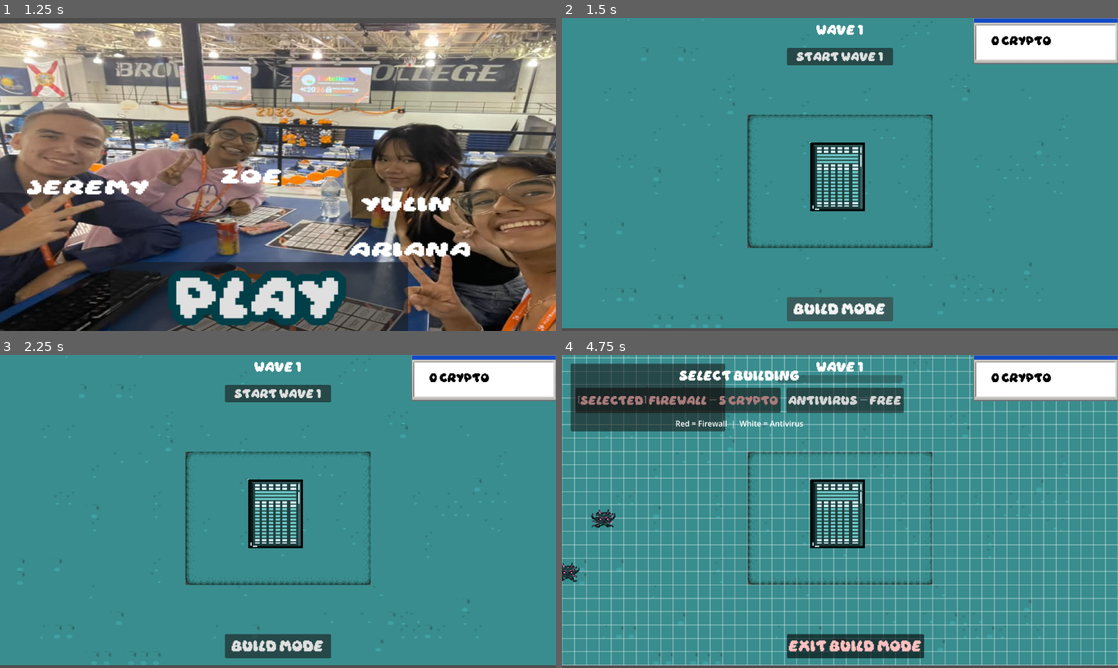
Above: before the commit, frames 1-4 (two rows, left to right).
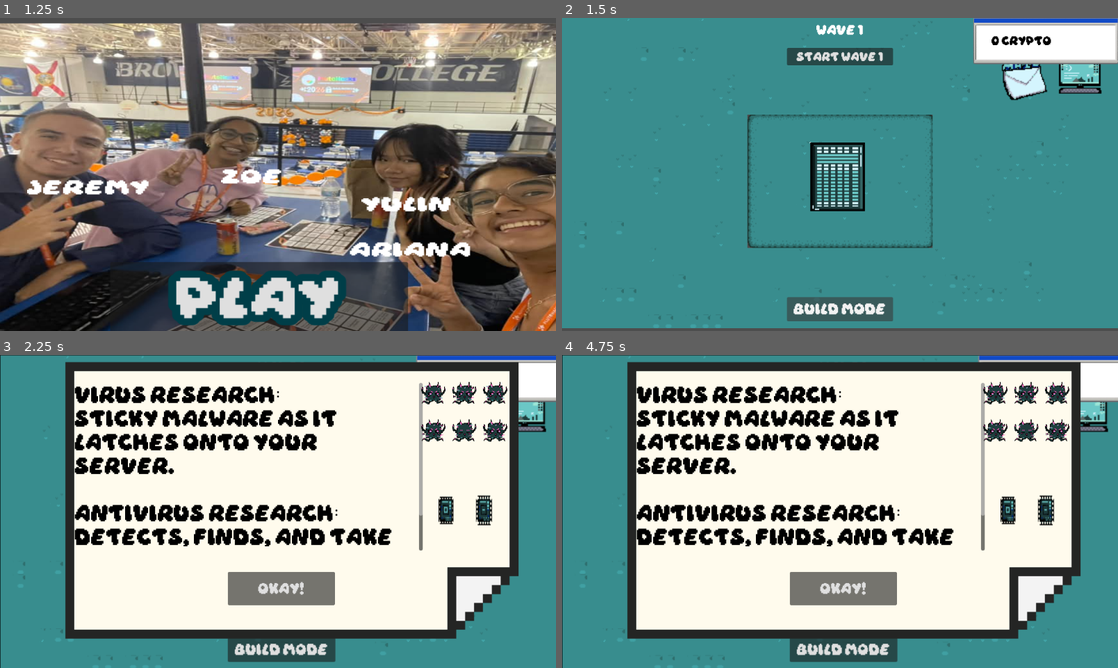
Above: after the commit, the same moments.

Repository: zoebiscuit/You-veGotMal
Game: Godot game, scene res://home_screen.tscn
Two runs of this game, one before a commit and one after it. Both use one fixed random seed, a clock stepped at 60 frames per second and the inputs below.
Inputs (mouse positions are in pixels of both pictures, inside the frame that each line leads up to):
- Up to frame 1 (1.25 s): click "Credits" at 0.5 s
- Up to frame 2 (1.5 s): click "play" at 1.25 s
- Up to frame 3 (2.25 s): click (522, 417) at 2.02 s
- Up to frame 4 (4.75 s): click (845, 589) at 2.75 s, where only the run after the commit has a clickable "okay!"; click (840, 392) at 3.5 s, where only the run before the commit has a clickable "Start Wave 1"; click (840, 646) at 4.25 s, where only the run before the commit has a clickable "Build Mode"

Frame 1 is identical in both runs. In frame 2, 1.4% of the frame differs, in the area x 79-98%, y 14-27%; in frame 3, 73%; in frame 4, 79%, in the area x 0-100%, y 0-100%.

Commit message:
i added the 3 scenes for the three emails and the scene for the information of the tutorial and the research of the viruses and the anti virus
jeremy hit 60

Diff:
--- a/you've-got-mail/Global.gd
+++ b/you've-got-mail/Global.gd
@@ -31,6 +31,4 @@
 	pass
 
 func _process(_delta: float) -> void:
-	if GlobalServerHealth <= 0:
-		GlobalServerHealth=1
-		get_tree().change_scene_to_file("res://death.tscn")
+	pass
--- /dev/null
+++ b/you've-got-mail/computer.gd
@@ -0,0 +1,15 @@
+extends TextureButton
+
+
+# Called when the node enters the scene tree for the first time.
+func _ready() -> void:
+	pass # Replace with function body.
+
+
+# Called every frame. 'delta' is the elapsed time since the previous frame.
+func _process(delta: float) -> void:
+	pass
+
+
+func _on_pressed() -> void:
+	get_tree().change_scene_to_file("res://information.tscn") # Replace with function body.
--- /dev/null
+++ b/you've-got-mail/information.tscn
@@ -0,0 +1,51 @@
+[gd_scene format=3 uid="uid://uqy7liojbdht"]
+
+[ext_resource type="Texture2D" uid="uid://bftmxddejhitf" path="res://assets/Untitled design(23).png" id="1_oip44"]
+[ext_resource type="FontFile" uid="uid://bptxx8dp13ssw" path="res://daydream_3/Daydream DEMO.otf" id="2_jaie5"]
+[ext_resource type="Texture2D" uid="uid://c0axvhxfl0ad5" path="res://assets/Idle.png" id="3_k51pg"]
+[ext_resource type="Texture2D" uid="uid://7oxdlprlhsfn" path="res://assets/antivirus.png" id="4_v40gd"]
+
+[node name="information" type="Node2D" unique_id=419364002]
+
+[node name="TextureRect" type="TextureRect" parent="." unique_id=212309950]
+offset_right = 1920.0
+offset_bottom = 1080.0
+scale = Vector2(0.6046491, 0.60436267)
+texture = ExtResource("1_oip44")
+
+[node name="Accept" type="Button" parent="." unique_id=1404800730]
+offset_left = 472.0
+offset_top = 449.0
+offset_right = 694.0
+offset_bottom = 518.0
+theme_override_fonts/font = ExtResource("2_jaie5")
+theme_override_font_sizes/font_size = 20
+text = "okay!"
+
+[node name="RichTextLabel" type="RichTextLabel" parent="." unique_id=1333492199]
+offset_left = 155.0
+offset_top = 58.0
+offset_right = 876.0
+offset_bottom = 405.0
+theme_override_colors/default_color = Color(0, 0, 0, 1)
+theme_override_fonts/normal_font = ExtResource("2_jaie5")
+theme_override_font_sizes/normal_font_size = 30
+text = "Virus research:
+Sticky malware as it latches onto your server.
+
+Antivirus research:
+Detects, finds, and take off the virus from the server."
+
+[node name="TextureRect2" type="TextureRect" parent="." unique_id=2146392030]
+offset_left = 868.0
+offset_top = 51.0
+offset_right = 1060.0
+offset_bottom = 206.0
+texture = ExtResource("3_k51pg")
+
+[node name="TextureRect3" type="TextureRect" parent="." unique_id=1281313610]
+offset_left = 888.0
+offset_top = 251.0
+offset_right = 1045.0
+offset_bottom = 402.0
+texture = ExtResource("4_v40gd")
--- /dev/null
+++ b/you've-got-mail/mail-1.tscn
@@ -0,0 +1,42 @@
+[gd_scene format=3 uid="uid://dhoo8ndxu57h4"]
+
+[ext_resource type="Texture2D" uid="uid://bftmxddejhitf" path="res://assets/Untitled design(23).png" id="1_oip44"]
+[ext_resource type="FontFile" uid="uid://bptxx8dp13ssw" path="res://daydream_3/Daydream DEMO.otf" id="2_jaie5"]
+
+[node name="information" type="Node2D" unique_id=292751193]
+
+[node name="TextureRect" type="TextureRect" parent="." unique_id=1593972632]
+offset_right = 1920.0
+offset_bottom = 1080.0
+scale = Vector2(0.6046491, 0.60436267)
+texture = ExtResource("1_oip44")
+
+[node name="RichTextLabel" type="RichTextLabel" parent="." unique_id=181635175]
+offset_left = 164.0
+offset_top = 46.0
+offset_right = 1085.0
+offset_bottom = 678.0
+theme_override_colors/default_color = Color(0, 0, 0, 1)
+theme_override_fonts/normal_font = ExtResource("2_jaie5")
+theme_override_font_sizes/normal_font_size = 30
+text = "From: yutube@very_trustworthy.com
+
+Hi, it’s your bos! I need $100 urgenty, I have to attend a client dinner and need the moey. I’ll pay it back! Promise"
+
+[node name="Accept" type="Button" parent="." unique_id=1757002268]
+offset_left = 304.0
+offset_top = 441.0
+offset_right = 526.0
+offset_bottom = 510.0
+theme_override_fonts/font = ExtResource("2_jaie5")
+theme_override_font_sizes/font_size = 20
+text = "Accept?"
+
+[node name="Decline" type="Button" parent="." unique_id=819869604]
+offset_left = 608.0
+offset_top = 446.0
+offset_right = 830.0
+offset_bottom = 515.0
+theme_override_fonts/font = ExtResource("2_jaie5")
+theme_override_font_sizes/font_size = 20
+text = "Decline?"
--- /dev/null
+++ b/you've-got-mail/mail-2.tscn
@@ -0,0 +1,43 @@
+[gd_scene format=3 uid="uid://2xqbtic3dcuo"]
+
+[ext_resource type="Texture2D" uid="uid://bftmxddejhitf" path="res://assets/Untitled design(23).png" id="1_iyf0q"]
+[ext_resource type="FontFile" uid="uid://bptxx8dp13ssw" path="res://daydream_3/Daydream DEMO.otf" id="2_eopfh"]
+
+[node name="information" type="Node2D" unique_id=292751193]
+
+[node name="TextureRect" type="TextureRect" parent="." unique_id=1593972632]
+offset_right = 1920.0
+offset_bottom = 1080.0
+scale = Vector2(0.6046491, 0.60436267)
+texture = ExtResource("1_iyf0q")
+
+[node name="RichTextLabel" type="RichTextLabel" parent="." unique_id=181635175]
+offset_left = 164.0
+offset_top = 46.0
+offset_right = 1085.0
+offset_bottom = 678.0
+theme_override_colors/default_color = Color(0, 0, 0, 1)
+theme_override_fonts/normal_font = ExtResource("2_eopfh")
+theme_override_font_sizes/normal_font_size = 30
+text = "Fron: charlie@yahood.com
+
+I need you to verify some orders for me. Please login with your google account in less than 24hrs, or else we might get the whole order wrong.
+ama.zon/com/verify-ABC"
+
+[node name="Accept" type="Button" parent="." unique_id=1757002268]
+offset_left = 304.0
+offset_top = 441.0
+offset_right = 526.0
+offset_bottom = 510.0
+theme_override_fonts/font = ExtResource("2_eopfh")
+theme_override_font_sizes/font_size = 20
+text = "Accept?"
+
+[node name="Decline" type="Button" parent="." unique_id=819869604]
+offset_left = 608.0
+offset_top = 446.0
+offset_right = 830.0
+offset_bottom = 515.0
+theme_override_fonts/font = ExtResource("2_eopfh")
+theme_override_font_sizes/font_size = 20
+text = "Decline?"
--- /dev/null
+++ b/you've-got-mail/mail-3.tscn
@@ -0,0 +1,43 @@
+[gd_scene format=3 uid="uid://7yx1sb4lonva"]
+
+[ext_resource type="Texture2D" uid="uid://bftmxddejhitf" path="res://assets/Untitled design(23).png" id="1_j357c"]
+[ext_resource type="FontFile" uid="uid://bptxx8dp13ssw" path="res://daydream_3/Daydream DEMO.otf" id="2_76ivs"]
+
+[node name="information" type="Node2D" unique_id=292751193]
+
+[node name="TextureRect" type="TextureRect" parent="." unique_id=1593972632]
+offset_right = 1920.0
+offset_bottom = 1080.0
+scale = Vector2(0.6046491, 0.60436267)
+texture = ExtResource("1_j357c")
+
+[node name="RichTextLabel" type="RichTextLabel" parent="." unique_id=181635175]
+offset_left = 164.0
+offset_top = 46.0
+offset_right = 1085.0
+offset_bottom = 678.0
+theme_override_colors/default_color = Color(0, 0, 0, 1)
+theme_override_fonts/normal_font = ExtResource("2_76ivs")
+theme_override_font_sizes/normal_font_size = 30
+text = "From: mailto:jacky@gmail.com
+
+Hello! I need to schedule a meeting with you regarding a client we have booked for this weekend. Are you available anytime today or tomorrow?
+Thank you!"
+
+[node name="Accept" type="Button" parent="." unique_id=1757002268]
+offset_left = 304.0
+offset_top = 441.0
+offset_right = 526.0
+offset_bottom = 510.0
+theme_override_fonts/font = ExtResource("2_76ivs")
+theme_override_font_sizes/font_size = 20
+text = "Accept?"
+
+[node name="Decline" type="Button" parent="." unique_id=819869604]
+offset_left = 608.0
+offset_top = 446.0
+offset_right = 830.0
+offset_bottom = 515.0
+theme_override_fonts/font = ExtResource("2_76ivs")
+theme_override_font_sizes/font_size = 20
+text = "Decline?"
--- /dev/null
+++ b/you've-got-mail/mailbox.gd
@@ -0,0 +1,15 @@
+extends TextureButton
+
+
+# Called when the node enters the scene tree for the first time.
+func _ready() -> void:
+	pass # Replace with function body.
+
+
+# Called every frame. 'delta' is the elapsed time since the previous frame.
+func _process(delta: float) -> void:
+	pass
+
+
+func _on_pressed() -> void:
+	get_tree().change_scene_to_file("res://mail-1.tscn") # Replace with function body.
--- a/you've-got-mail/new_game.tscn
+++ b/you've-got-mail/new_game.tscn
@@ -4,9 +4,13 @@
 [ext_resource type="Script" uid="uid://d34tqux7kxnb5" path="res://new_game_level.gd" id="2_level"]
 [ext_resource type="Script" uid="uid://c8sdw1dgs8cbv" path="res://build_system.gd" id="3_build"]
 [ext_resource type="FontFile" uid="uid://bptxx8dp13ssw" path="res://daydream_3/Daydream DEMO.otf" id="4_ned08"]
-[ext_resource type="Script" path="res://enemy_spawner.gd" id="5_enemy_spawner"]
+[ext_resource type="Script" uid="uid://cft1fc8aghryt" path="res://enemy_spawner.gd" id="5_enemy_spawner"]
 [ext_resource type="PackedScene" uid="uid://n5s0008v6wmi" path="res://crypto_tracker.tscn" id="6_crypto_tracker"]
 [ext_resource type="Script" path="res://wave_manager.gd" id="7_wave_manager"]
+[ext_resource type="Texture2D" uid="uid://b17rty1k5kdp1" path="res://assets/computer(2).png" id="8_pf0ge"]
+[ext_resource type="Script" uid="uid://cb46aoror22x6" path="res://computer.gd" id="9_4hap0"]
+[ext_resource type="Texture2D" uid="uid://dgha2k381mky0" path="res://assets/mail.png" id="10_0p8tw"]
+[ext_resource type="Script" uid="uid://2bakw445xwcs" path="res://mailbox.gd" id="11_oqwd7"]
 
 [sub_resource type="TileSetAtlasSource" id="TileSetAtlasSource_84ke3"]
 texture = ExtResource("1_v0bqk")
@@ -60,7 +64,7 @@
 [node name="BuildModeUI" type="CanvasLayer" parent="." unique_id=1701032887]
 
 [node name="WaveLabel" type="Label" parent="BuildModeUI" unique_id=2000000001]
-anchors_preset = 10
+anchors_preset = 5
 anchor_left = 0.5
 anchor_right = 0.5
 offset_left = -160.0
@@ -74,7 +78,7 @@
 
 [node name="WaveProgressBar" type="ProgressBar" parent="BuildModeUI" unique_id=2000000004]
 visible = false
-anchors_preset = 10
+anchors_preset = 5
 anchor_left = 0.5
 anchor_right = 0.5
 offset_left = -130.0
@@ -84,7 +88,7 @@
 show_percentage = false
 
 [node name="StartWaveButton" type="Button" parent="BuildModeUI" unique_id=2000000002]
-anchors_preset = 10
+anchors_preset = 5
 anchor_left = 0.5
 anchor_right = 0.5
 offset_left = -110.0
@@ -172,4 +176,24 @@
 
 [node name="Camera2D" type="Camera2D" parent="." unique_id=972562185]
 
+[node name="Computer" type="TextureButton" parent="." unique_id=183942433]
+offset_left = 1022.0
+offset_top = 95.0
+offset_right = 1086.0
+offset_bottom = 159.0
+scale = Vector2(1.7582364, 1.7339572)
+texture_normal = ExtResource("8_pf0ge")
+script = ExtResource("9_4hap0")
+
+[node name="Mailbox" type="TextureButton" parent="." unique_id=1503581726]
+offset_left = 898.00006
+offset_top = 92.0
+offset_right = 962.00006
+offset_bottom = 156.0
+scale = Vector2(2.075999, 2.0681558)
+texture_normal = ExtResource("10_0p8tw")
+script = ExtResource("11_oqwd7")
+
 [connection signal="pressed" from="BuildModeUI/BuildModeButton" to="BuildSystem" method="toggle_build_mode"]
+[connection signal="pressed" from="Computer" to="Computer" method="_on_pressed"]
+[connection signal="pressed" from="Mailbox" to="Mailbox" method="_on_pressed"]
Binary file added: you've-got-mail/assets/Untitled design(23).png
Not shown, added: you've-got-mail/assets/Untitled design(23).png.import
Binary file added: you've-got-mail/assets/computer(2).png
Not shown, added: you've-got-mail/assets/computer(2).png.import
Binary file added: you've-got-mail/assets/mail.png
Not shown, added: you've-got-mail/assets/mail.png.import
Not shown, added: you've-got-mail/computer.gd.uid
Not shown, added: you've-got-mail/mailbox.gd.uid
